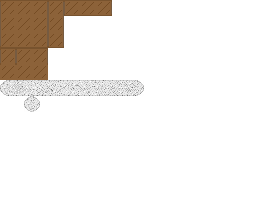
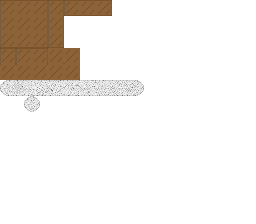
The second 256x224 image is a revision of the first. Changes to its layers:
added layer "Base Middle" (6th of 10) above "Base Middle" over [left=64, top=48, right=80, bottom=64]
added layer "Base Middle" (7th of 10) above "Base Middle" over [left=48, top=48, right=64, bottom=64]
added layer "Base Middle" (8th of 10) above "Base Middle" over [left=64, top=64, right=80, bottom=80]
added layer "Base Middle" (9th of 10) above "Base Middle" over [left=48, top=64, right=64, bottom=80]
